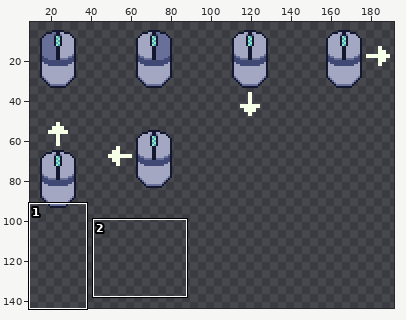
File history of a sprite sheet, Assets/Sprites/Mouse Movements.png. The picture above shows the old version from afar; the outline marks the close-up.
Close-up. Before the commit:
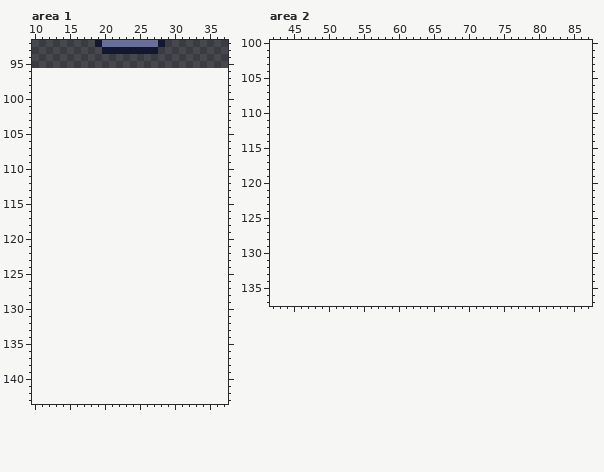
The file is 192x96 pixels. Shown: area 1: x 10..37, y 92..143; area 2: x 42..87, y 100..137. The old version is drawn lined up with the new one, on the new canvas. The wide view leaves out empty margins. The commit also changed other parts of the picture, which this record leaves out.
After:
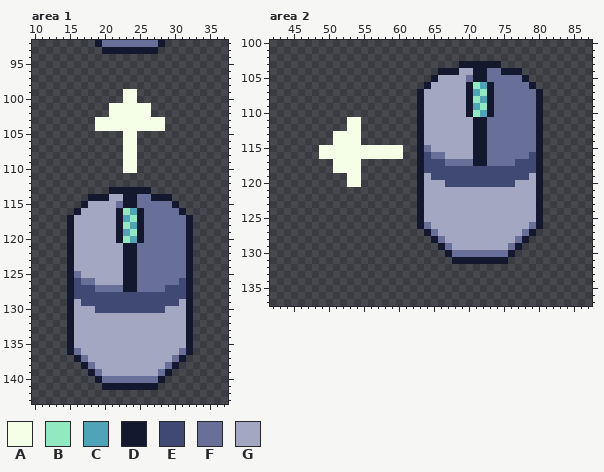
Palette (. is transparent): A #f5ffe8  B #92e8c0  C #4fa4b8  D #14182e  E #404973  F #686f99  G #a3a7c2
Difference:
canvas 192x96 -> 192x144
Area 1:
y 99..100: x 23..24 .. -> AA
y 101..102: x 21..26 ...... -> AAAAAA
y 103..104: x 19..28 .......... -> AAAAAAAAAA
y 105..110: x 23..24 .. -> AA
y 113: x 21..26 ...... -> DDDDDD
y 114: x 18..29 ............ -> DDDGGDDFFDDD
y 115: x 17..30 .............. -> DGGGGFDDFFFFFD
y 116: x 16..31 ................ -> DGGGGGDBCDFFFFFD
y 117: x 15..32 .................. -> DGGGGGGDCBDFFFFFFD
y 118: x 15..32 .................. -> DGGGGGGDBCDFFFFFFD
y 119: x 15..32 .................. -> DGGGGGGDCBDFFFFFFD
y 120: x 15..32 .................. -> DGGGGGGDBCDFFFFFFD
y 121..124: x 15..32 .................. -> DGGGGGGGDDFFFFFFFD
y 125: x 15..32 .................. -> DFGGGGGGDDFFFFFFFD
y 126: x 15..32 .................. -> DEFFGGGGDDFFFFFFED
y 127: x 15..32 .................. -> DEEEFFFFDDFFFFEEED
y 128: x 15..32 .................. -> DEEEEEEEEEEEEEEEED
y 129: x 15..32 .................. -> DGEEEEEEEEEEEEEEGD
y 130: x 15..32 .................. -> DGGGEEEEEEEEEEGGGD
y 131..135: x 15..32 .................. -> DGGGGGGGGGGGGGGGGD
y 136: x 15..32 .................. -> DFGGGGGGGGGGGGGGFD
y 137: x 16..31 ................ -> DFGGGGGGGGGGGGFD
y 138: x 17..30 .............. -> DFGGGGGGGGGGFD
y 139: x 18..29 ............ -> DFGGGGGGGGFD
y 140: x 19..28 .......... -> DFFFFFFFFD
y 141: x 20..27 ........ -> DDDDDDDD
Area 2:
y 103: x 69..74 ...... -> DDDDDD
y 104: x 66..77 ............ -> DDDGGDDFFDDD
y 105: x 65..78 .............. -> DGGGGFDDFFFFFD
y 106: x 64..79 ................ -> DGGGGGDBCDFFFFFD
y 107: x 63..80 .................. -> DGGGGGGDCBDFFFFFFD
y 108: x 63..80 .................. -> DGGGGGGDBCDFFFFFFD
y 109: x 63..80 .................. -> DGGGGGGDCBDFFFFFFD
y 110: x 63..80 .................. -> DGGGGGGDBCDFFFFFFD
y 111..112: x 53..54 .. -> AA; x 63..80 .................. -> DGGGGGGGDDFFFFFFFD
y 113..114: x 51..54 .... -> AAAA; x 63..80 .................. -> DGGGGGGGDDFFFFFFFD
y 115: x 49..60 ............ -> AAAAAAAAAAAA; x 63..80 .................. -> DFGGGGGGDDFFFFFFFD
y 116: x 49..60 ............ -> AAAAAAAAAAAA; x 63..80 .................. -> DEFFGGGGDDFFFFFFED
y 117: x 51..54 .... -> AAAA; x 63..80 .................. -> DEEEFFFFDDFFFFEEED
y 118: x 51..54 .... -> AAAA; x 63..80 .................. -> DEEEEEEEEEEEEEEEED
y 119: x 53..54 .. -> AA; x 63..80 .................. -> DGEEEEEEEEEEEEEEGD
y 120: x 53..54 .. -> AA; x 63..80 .................. -> DGGGEEEEEEEEEEGGGD
y 121..125: x 63..80 .................. -> DGGGGGGGGGGGGGGGGD
y 126: x 63..80 .................. -> DFGGGGGGGGGGGGGGFD
y 127: x 64..79 ................ -> DFGGGGGGGGGGGGFD
y 128: x 65..78 .............. -> DFGGGGGGGGGGFD
y 129: x 66..77 ............ -> DFGGGGGGGGFD
y 130: x 67..76 .......... -> DFFFFFFFFD
y 131: x 68..75 ........ -> DDDDDDDD
